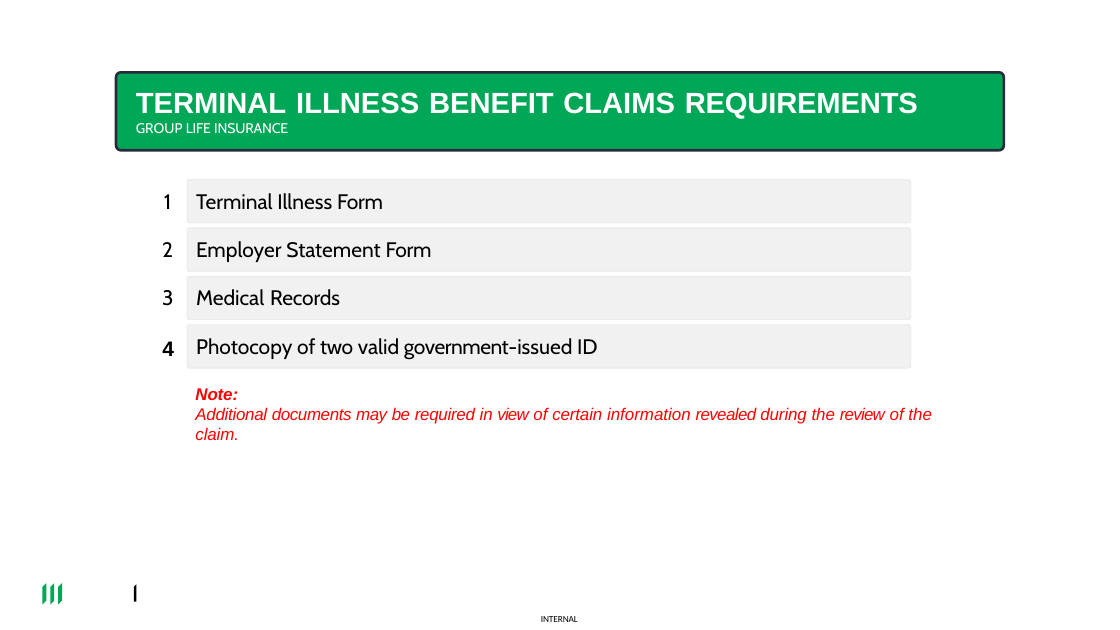
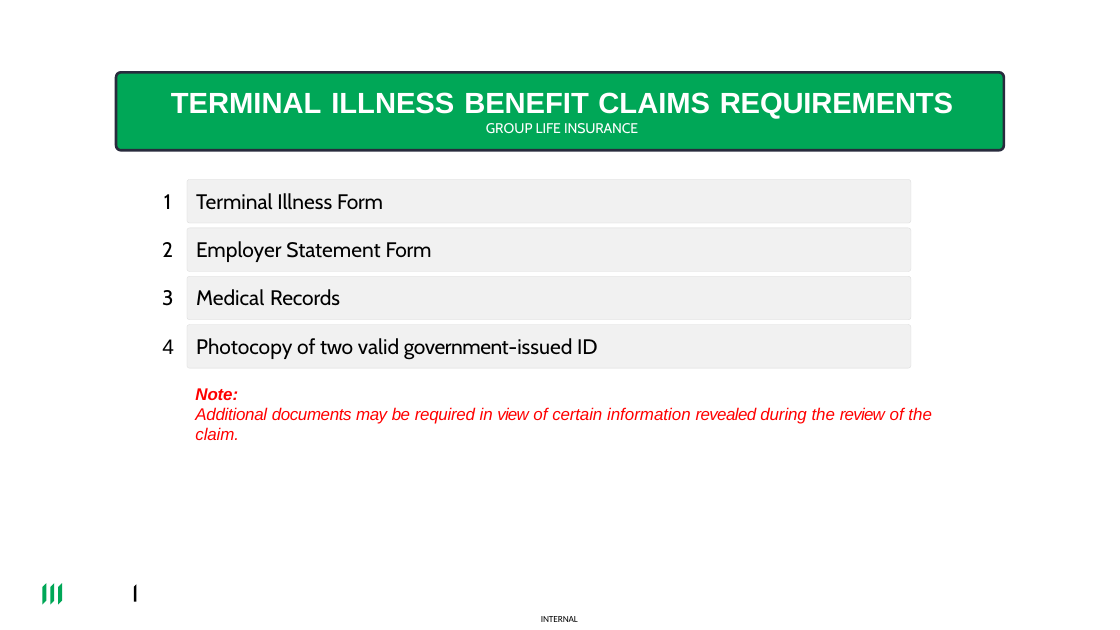
Before and after one commit to fogit-hd/NHOP, a slide deck: slide 28 of Data/AIPresenter/Input/pptx_file_here/FPT SOFTWARE PHILIPPINES CORP_2026_031926 .pptx. Drawn at 1120x630 pixels with LibreOffice and Linux fonts; fonts in the diff are those of the drawing; background and template pictures are left out. Boxes give left, top, right and bottom in pixels: in the first picture for what was removed or moved away, otherwise in the second. Text is boxed around its words. In the diff, an @@ line names an element or a change of style, - is before the commit and + after.

```diff
--- a/Data/AIPresenter/Input/pptx_file_here/FPT SOFTWARE PHILIPPINES CORP_2026_031926 .pptx
+++ b/Data/AIPresenter/Input/pptx_file_here/FPT SOFTWARE PHILIPPINES CORP_2026_031926 .pptx
@@ title at (171,92,953,134): text changed @@
-TERMINAL ILLNESS BENEFIT CLAIMS REQUIREMENTS
-GROUP LIFE INSURANCE
+TERMINAL ILLNESS BENEFIT CLAIMS REQUIREMENTS
+GROUP LIFE INSURANCE
@@ text "4" at (162,339,174,354): bold off @@
```
Also in this commit, not shown: 26 other slides changed, 39 other files.
